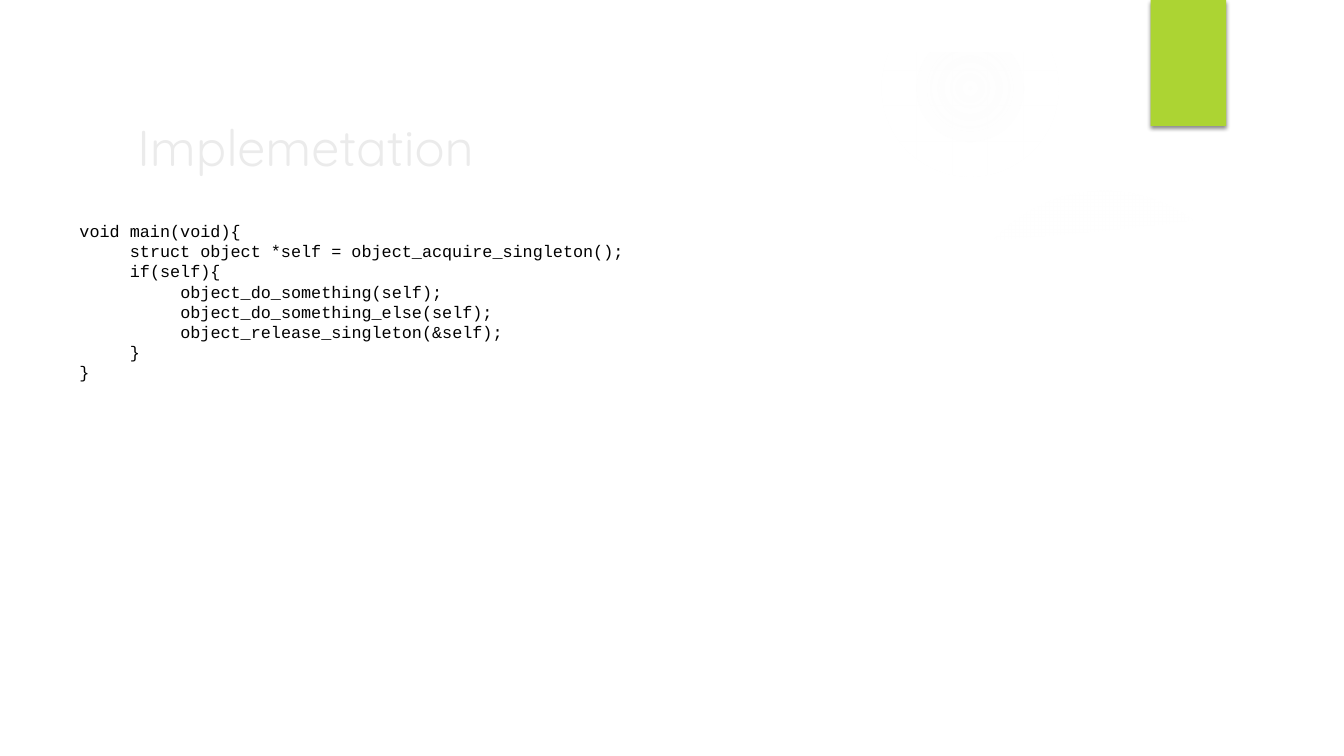
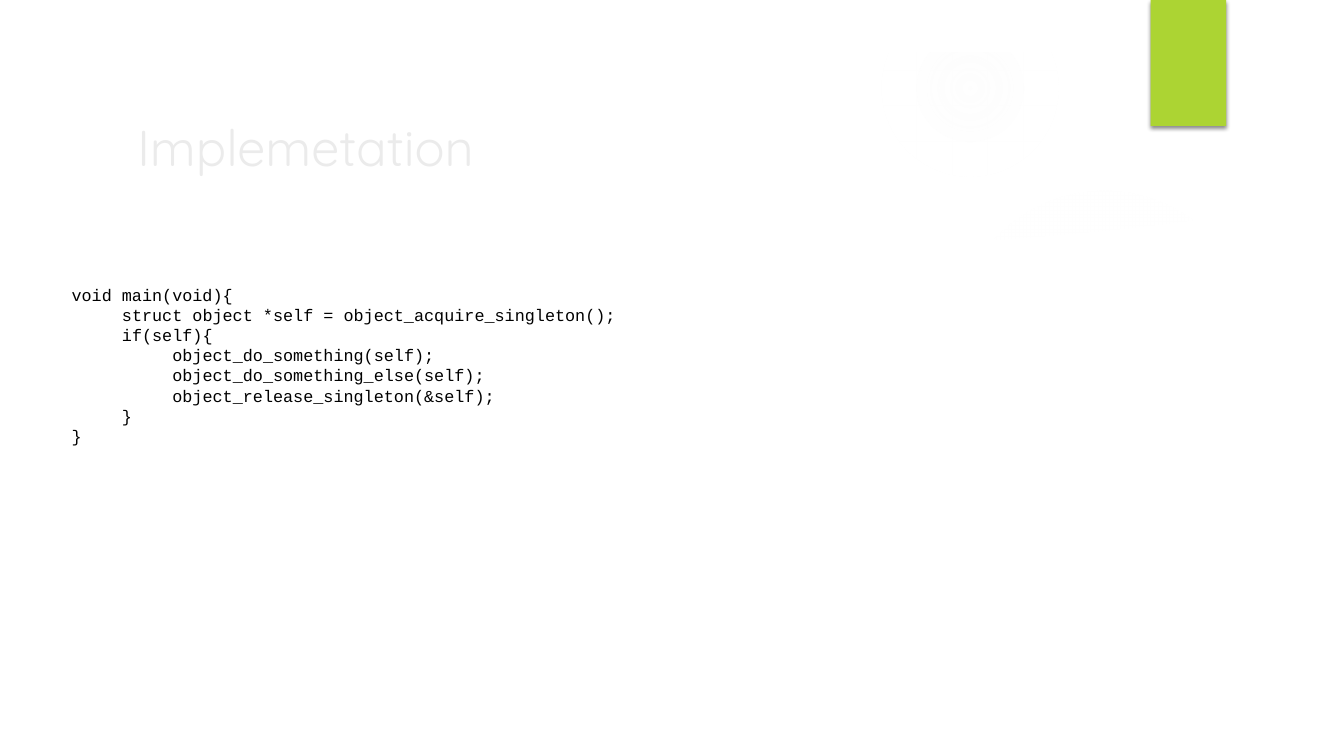
Before and after one commit to HybridChild/IDA_DesignPatterns, a slide deck: slide 10 of Embedded C Programming Design Patterns.pptx. Drawn at 1344x756 pixels with LibreOffice and Linux fonts; fonts in the diff are those of the drawing; background and template pictures are left out. Boxes give left, top, right and bottom in pixels: in the first picture for what was removed or moved away, otherwise in the second. Text is boxed around its words. In the diff, an @@ line names an element or a change of style, - is before the commit and + after.

```diff
--- a/Embedded C Programming Design Patterns.pptx
+++ b/Embedded C Programming Design Patterns.pptx
@@ text "void main(void){": place and size @@
-text "void main(void){" at (79, 225, 623, 342)
+text "void main(void){" at (72, 289, 616, 406)
```
Also in this commit, not shown: 2 other slides changed, 2 other files.
